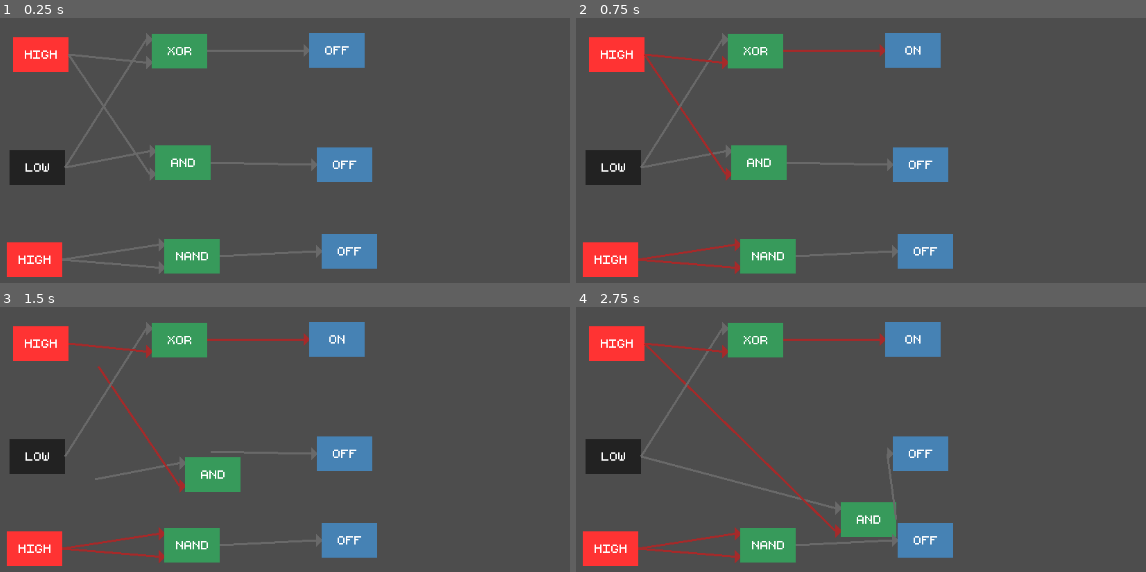
Above: before the commit, frames 1-4 (two rows, left to right).
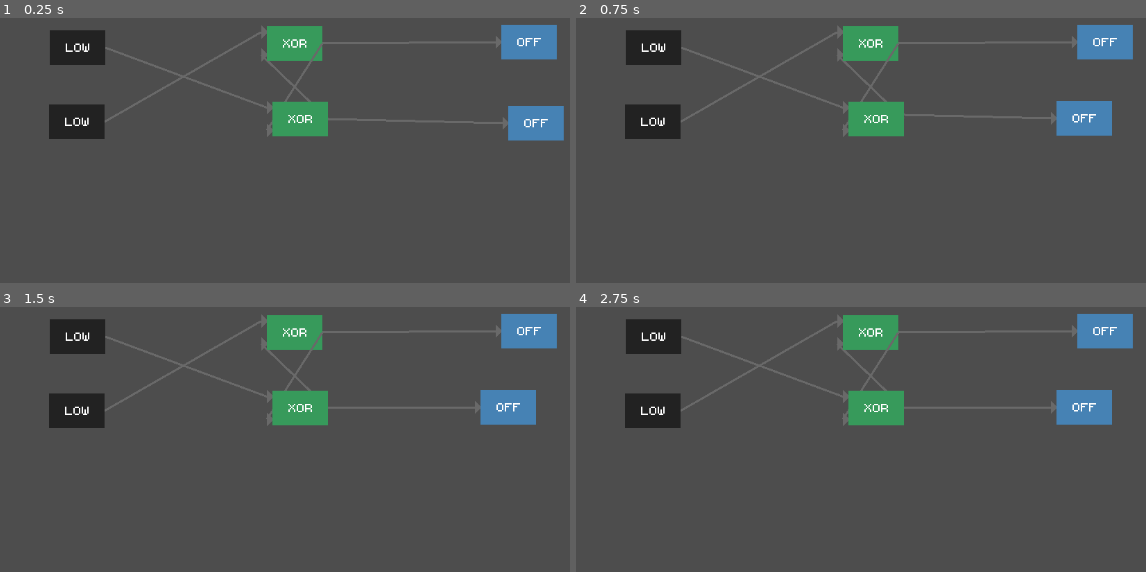
Above: after the commit, the same moments.

Repository: MrPuffyWuff/ants
Game: Godot game, scene res://main/main.tscn
The game is run twice, just before and just after one commit, with the same random seed, the same clock (stepped at 60 frames per second) and the same inputs.
Inputs (mouse positions are in pixels of both pictures, inside the frame that each line leads up to):
- Up to frame 1 (0.25 s): no input
- Up to frame 2 (0.75 s): tap Enter at 0.5 s; move the mouse to (1111, 118) at 0.52 s; hold Right from 0.53 s (still down); tap Space (redraw) at 0.6 s; click (1111, 118) at 0.67 s
- Up to frame 3 (1.5 s): release Right at 1.25 s; tap Space (redraw) at 1.25 s; drag from (199, 452) to (319, 519) at 1.27 s
- Up to frame 4 (2.75 s): tap Enter at 2 s; move the mouse to (1014, 330) at 2.02 s; hold Right from 2.03 s (still down); tap Alt at 2.1 s; tap Space (redraw) at 2.3 s

The runs differ from the first frame. In frame 1, 20% of the frame differs, in the area x 1-99%, y 2-98%; in frame 2, 21%; in frame 3, 21%; in frame 4, 21%, in the area x 1-98%, y 2-98%.

Commit message:
Made it so the wires get redrawn on a timer

Diff:
--- a/logic-simulator/gates/gate_component.gd
+++ b/logic-simulator/gates/gate_component.gd
@@ -4,6 +4,8 @@
 
 var draggable: bool = true
 var dragging: bool = false
+
+var timeDif: float = 0.2
 
 func _ready() -> void:
 	if parent.identity.gate_label == "":
@@ -16,9 +18,11 @@
 	draggable = parent.identity.draggable
 	queue_redraw()
 
-func _process(_delta: float) -> void:
-	if Input.is_action_just_pressed("redraw"):
+func _process(delta: float) -> void:
+	timeDif -= delta
+	if timeDif < 0.0:
 		queue_redraw()
+		timeDif = 0.2
 
 	if dragging and draggable:
 		parent.position = get_global_mouse_position()
--- a/logic-simulator/gates/nand/nand_gate.gd
+++ b/logic-simulator/gates/nand/nand_gate.gd
@@ -13,7 +13,7 @@
 
 
 # Called every frame. 'delta' is the elapsed time since the previous frame.
-func _process(delta: float) -> void:
+func _process(_delta: float) -> void:
 	set_output()
 
 func set_output():
--- a/logic-simulator/gates/power_syms/ground_node.gd
+++ b/logic-simulator/gates/power_syms/ground_node.gd
@@ -5,7 +5,7 @@
 @export var input_1 : Node2D
 @export var input_2 : Node2D
 
-@export var truth_table: Dictionary[Vector2i, int] = {Vector2i(0, 0): 0, Vector2i(1, 0): 0}
+var truth_table: Dictionary[Vector2i, int] = {Vector2i(0, 0): 0, Vector2i(1, 0): 0}
 
 var output : int = 0
 
--- a/logic-simulator/gates/power_syms/power_node.gd
+++ b/logic-simulator/gates/power_syms/power_node.gd
@@ -5,7 +5,7 @@
 @export var input_1 : Node2D
 @export var input_2 : Node2D
 
-@export var truth_table: Dictionary[Vector2i, int] = {Vector2i(0, 0): 1, Vector2i(1, 0): 1}
+var truth_table: Dictionary[Vector2i, int] = {Vector2i(0, 0): 1, Vector2i(1, 0): 1}
 
 var output : int = 0
 
--- a/logic-simulator/main/main.tscn
+++ b/logic-simulator/main/main.tscn
@@ -1,46 +1,31 @@
 [gd_scene format=3 uid="uid://b1reglyibb32m"]
 
 [ext_resource type="PackedScene" uid="uid://dmv414xe17y2g" path="res://gates/xor/xor_gate.tscn" id="2_3wy1v"]
-[ext_resource type="PackedScene" uid="uid://bl2ry2w6woorn" path="res://gates/and/and_gate.tscn" id="3_c651c"]
 [ext_resource type="PackedScene" uid="uid://c7dewjet6nfs5" path="res://gates/identity/identity_gate.tscn" id="5_3wy1v"]
 [ext_resource type="PackedScene" uid="uid://0geuj3te5rbl" path="res://gates/power_syms/ground_node.tscn" id="6_4dugh"]
-[ext_resource type="PackedScene" uid="uid://o35jm7a1wgxw" path="res://gates/nand/nand_gate.tscn" id="6_67ri8"]
-[ext_resource type="PackedScene" uid="uid://ccr4uy3u3ugs1" path="res://gates/power_syms/power_node.tscn" id="6_kfbq2"]
 
 [node name="Main" type="Node2D" unique_id=1819218994]
 
-[node name="GroundNode" parent="." unique_id=1728609067 instance=ExtResource("6_4dugh")]
-position = Vector2(150, 363)
+[node name="GroundNode4" parent="." unique_id=942066029 instance=ExtResource("6_4dugh")]
+position = Vector2(207, 297)
 
-[node name="PowerNode2" parent="." unique_id=1072166286 instance=ExtResource("6_kfbq2")]
-position = Vector2(146, 496)
-
-[node name="PowerNode" parent="." unique_id=1631855523 instance=ExtResource("6_kfbq2")]
-position = Vector2(155, 200)
-
-[node name="AndGate" parent="." unique_id=904038480 node_paths=PackedStringArray("input_1", "input_2") instance=ExtResource("3_c651c")]
-position = Vector2(360, 356)
-input_1 = NodePath("../GroundNode")
-input_2 = NodePath("../PowerNode")
-
-[node name="XorGate" parent="." unique_id=219960486 node_paths=PackedStringArray("input_1", "input_2") instance=ExtResource("2_3wy1v")]
-position = Vector2(355, 195)
-input_1 = NodePath("../GroundNode")
-input_2 = NodePath("../PowerNode")
+[node name="GroundNode5" parent="." unique_id=753765540 instance=ExtResource("6_4dugh")]
+position = Vector2(208, 190)
 
 [node name="IdentityGate" parent="." unique_id=1447665301 node_paths=PackedStringArray("input_1") instance=ExtResource("5_3wy1v")]
-position = Vector2(593, 359)
-input_1 = NodePath("../AndGate")
+position = Vector2(859, 182)
+input_1 = NodePath("../XorGate2")
 
-[node name="IdentityGate2" parent="." unique_id=1713290410 node_paths=PackedStringArray("input_1") instance=ExtResource("5_3wy1v")]
-position = Vector2(582, 194)
+[node name="IdentityGate2" parent="." unique_id=1559262783 node_paths=PackedStringArray("input_1") instance=ExtResource("5_3wy1v")]
+position = Vector2(869, 299)
 input_1 = NodePath("../XorGate")
 
-[node name="IdentityGate3" parent="." unique_id=648879760 node_paths=PackedStringArray("input_1") instance=ExtResource("5_3wy1v")]
-position = Vector2(600, 484)
-input_1 = NodePath("../NandGate")
+[node name="XorGate2" parent="." unique_id=219960486 node_paths=PackedStringArray("input_1", "input_2") instance=ExtResource("2_3wy1v")]
+position = Vector2(521, 184)
+input_1 = NodePath("../GroundNode4")
+input_2 = NodePath("../XorGate")
 
-[node name="NandGate" parent="." unique_id=807948745 node_paths=PackedStringArray("input_1", "input_2") instance=ExtResource("6_67ri8")]
-position = Vector2(373, 491)
-input_1 = NodePath("../PowerNode2")
-input_2 = NodePath("../PowerNode2")
+[node name="XorGate" parent="." unique_id=1774603264 node_paths=PackedStringArray("input_1", "input_2") instance=ExtResource("2_3wy1v")]
+position = Vector2(529, 293)
+input_1 = NodePath("../GroundNode5")
+input_2 = NodePath("../XorGate2")
